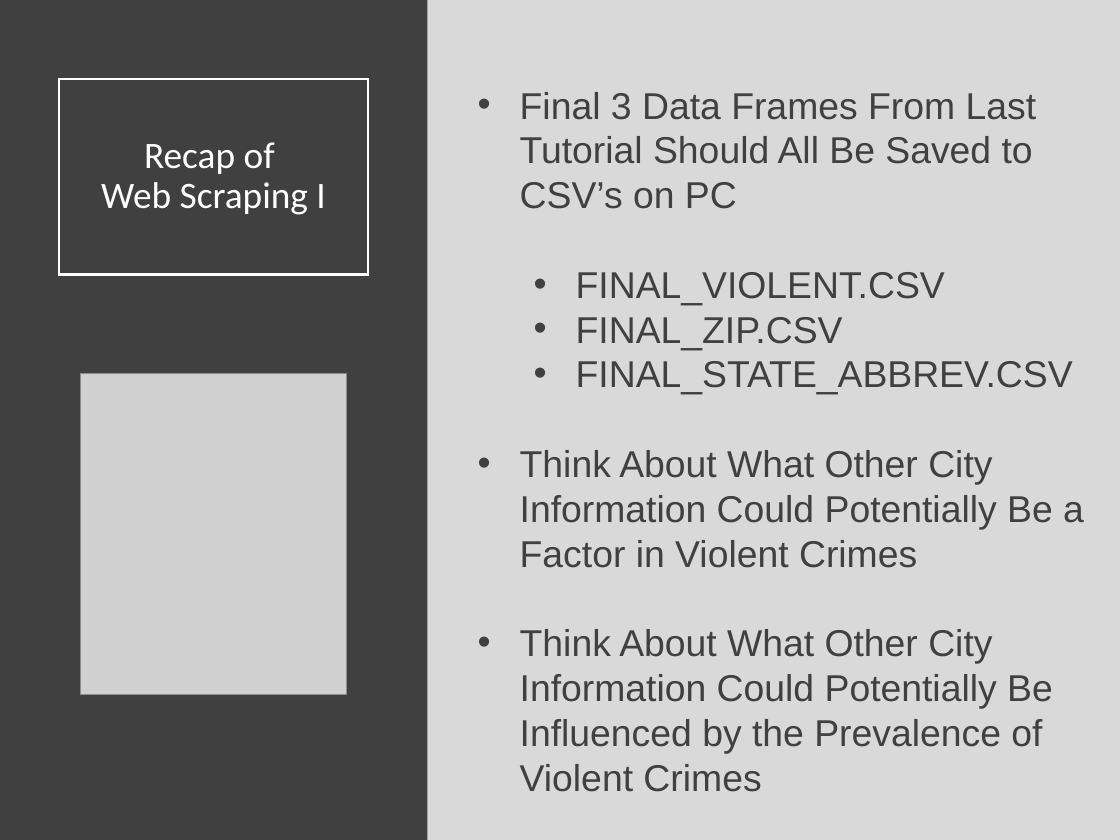
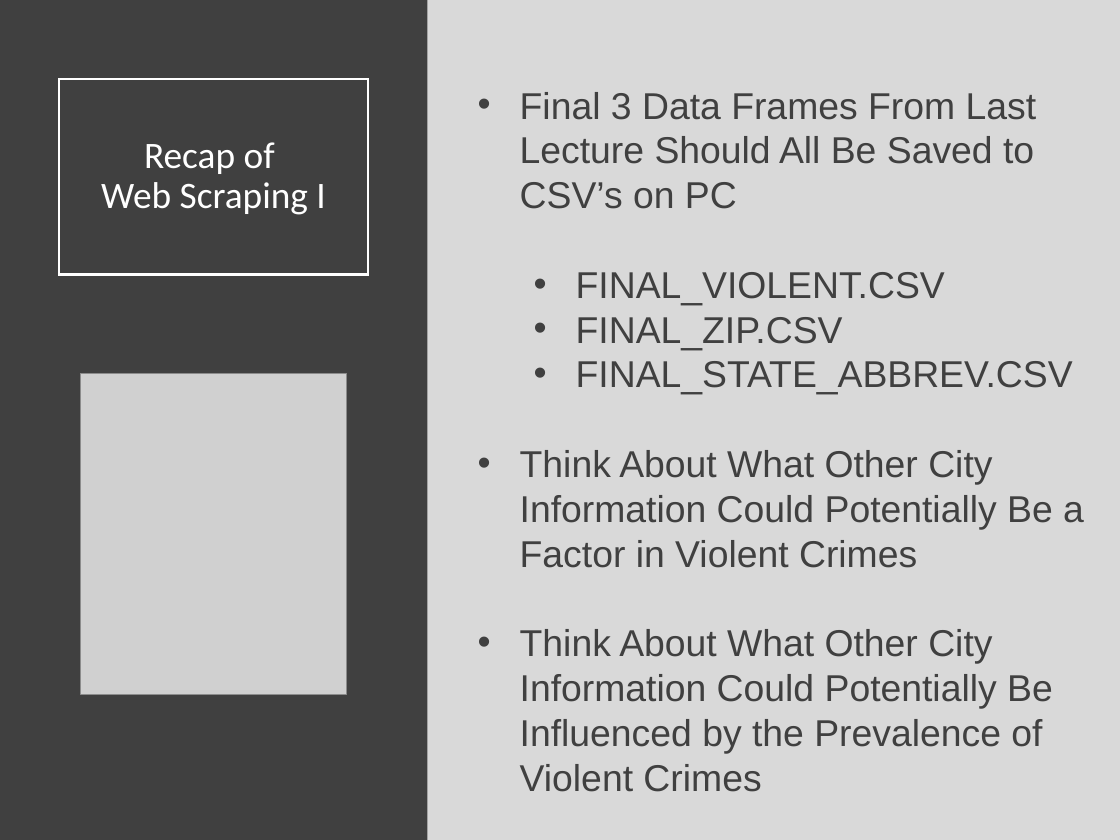
Before and after one commit to SuperMarioGiacomazzo/STOR320_WEBSITE, a slide deck: slide 2 of Lecture/Web Scraping 2/Web_Scraping_2_Lecture.pptx. Drawn at 1120x840 pixels with LibreOffice and Linux fonts; fonts in the diff are those of the drawing; grey boxes stand for pictures. Boxes give left, top, right and bottom in pixels: in the first picture for what was removed or moved away, otherwise in the second. Text is boxed around its words. In the diff, an @@ line names an element or a change of style, - is before the commit and + after.

```diff
--- a/Lecture/Web Scraping 2/Web_Scraping_2_Lecture.pptx
+++ b/Lecture/Web Scraping 2/Web_Scraping_2_Lecture.pptx
@@ text at (520,92,1037,209): text changed @@
-• Final 3 Data Frames From Last Tutorial Should All Be Saved to CSV’s on PC
+• Final 3 Data Frames From Last Lecture Should All Be Saved to CSV’s on PC
```
Also in this commit, not shown: 1 other slide changed, 1 other file.
